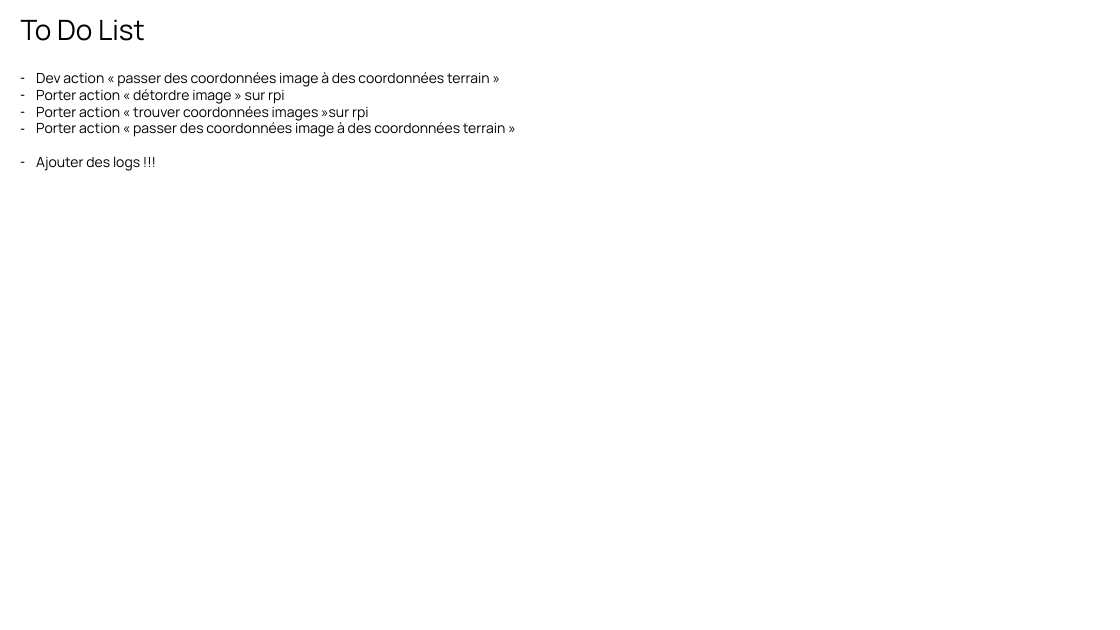
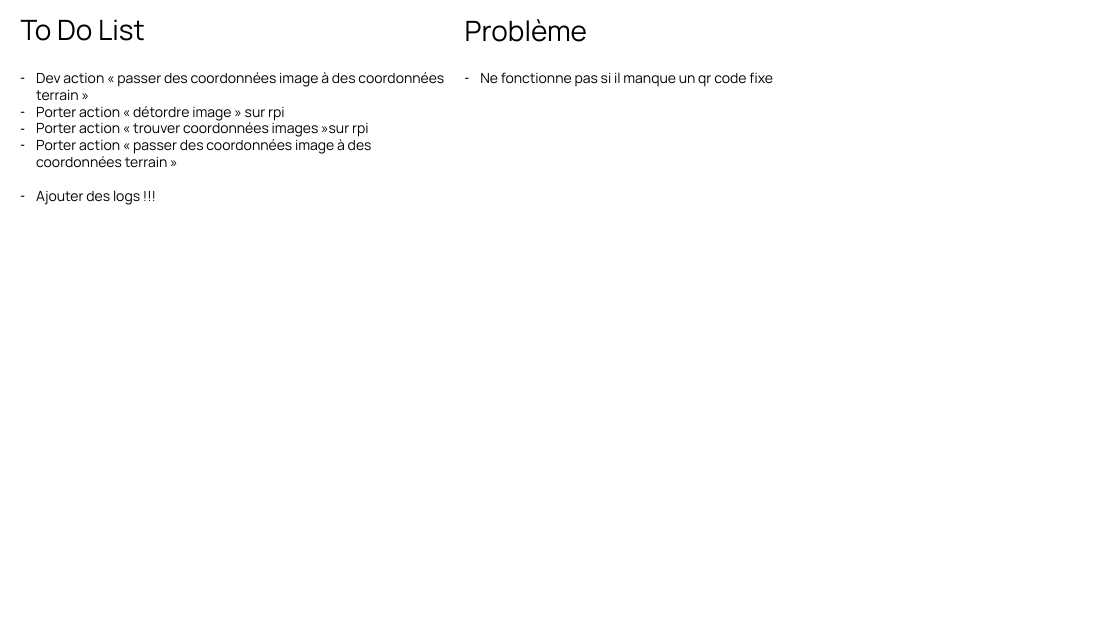
Before and after one commit to noegame/picam, a slide deck: slide 5 of docs/architecture.pptx (slide 4 before the commit). Drawn at 1120x630 pixels with LibreOffice and Linux fonts; fonts in the diff are those of the drawing. Boxes give left, top, right and bottom in pixels: in the first picture for what was removed or moved away, otherwise in the second. Text is boxed around its words. In the diff, an @@ line names an element or a change of style, - is before the commit and + after.

```diff
--- a/docs/architecture.pptx
+++ b/docs/architecture.pptx
@@ text added at box(465, 19, 587, 42), 24 pt, text #000000 @@
+Problème
@@ text "Dev action « passer des ..." rewrapped from box(36, 72, 506, 171) to box(36, 72, 444, 205) @@
@@ text added at box(480, 72, 773, 87), 12 pt, text #000000 @@
+– Ne fonctionne pas si il manque un qr code fixe
```
Also in this commit, not shown: 1 other slide changed, 1 slide added, 14 other files.
